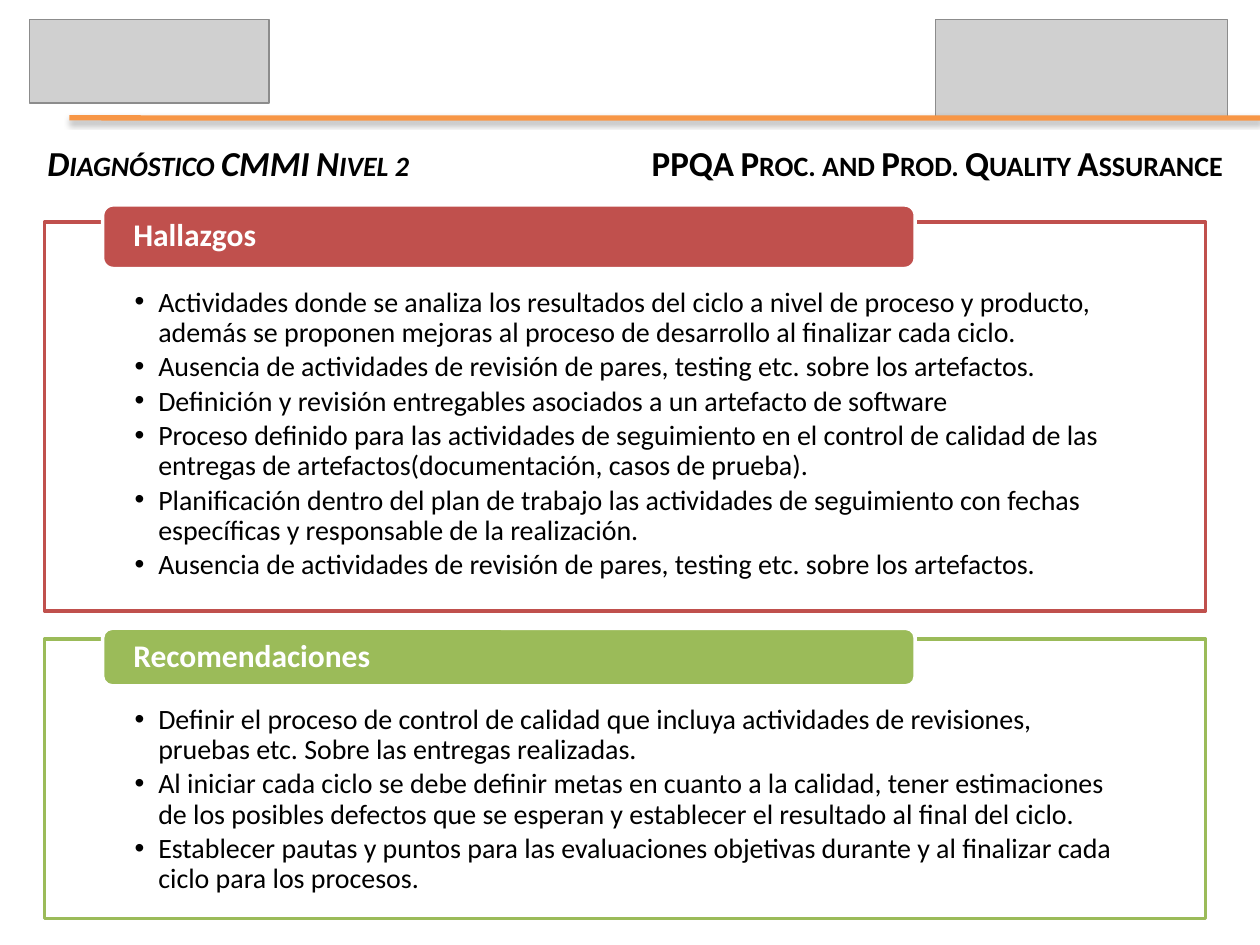
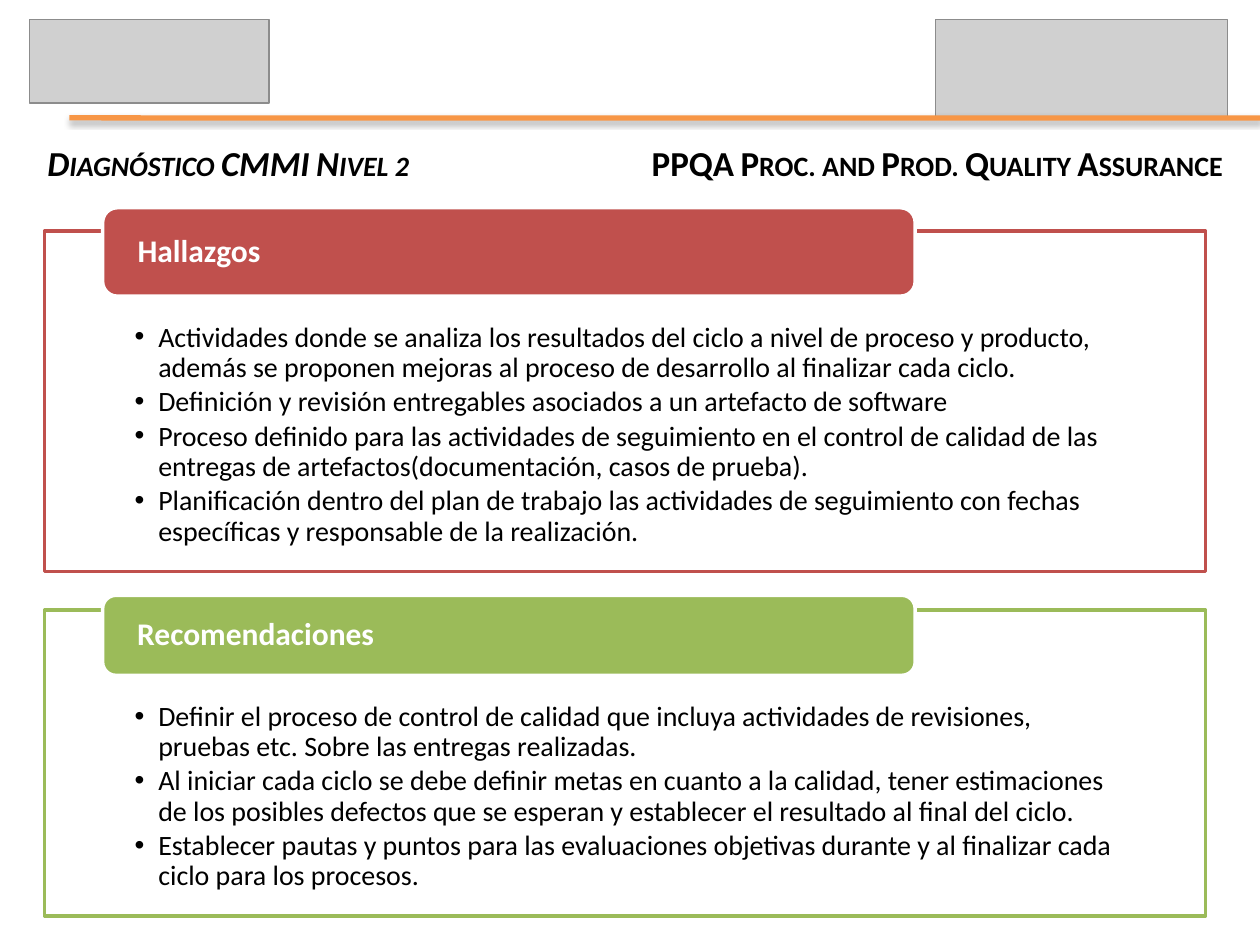
Before and after one commit to leseroth/ingenium-managment, a slide deck: slide 14 of CSOF5104 Mejoramiento de Procesos de SW/PresentacionFinal/1130PresentacionFinal.pptx. Drawn at 1260x945 pixels with LibreOffice and Linux fonts; fonts in the diff are those of the drawing; grey boxes stand for pictures. Boxes give left, top, right and bottom in pixels: in the first picture for what was removed or moved away, otherwise in the second. Text is boxed around its words. In the diff, an @@ line names an element or a change of style, - is before the commit and + after.

Commit message:
Version Final

```diff
--- a/CSOF5104 Mejoramiento de Procesos de SW/PresentacionFinal/1130PresentacionFinal.pptx
+++ b/CSOF5104 Mejoramiento de Procesos de SW/PresentacionFinal/1130PresentacionFinal.pptx
@@ rounded rectangle resized from (x1=102, y1=205, x2=915, y2=268) to (x1=102, y1=208, x2=915, y2=296) @@
@@ text "Actividades donde se analiza los ..." moved from (x1=158, y1=292, x2=1098, y2=579) to (x1=158, y1=327, x2=1098, y2=546) @@
@@ rectangle resized from (x1=44, y1=222, x2=1205, y2=611) to (x1=44, y1=231, x2=1205, y2=571) @@
@@ text "Hallazgos" moved from (x1=133, y1=224, x2=256, y2=252) to (x1=138, y1=240, x2=261, y2=268) @@
@@ text at (x1=158, y1=356, x2=1035, y2=381): paragraph removed @@
-  •• Ausencia de actividades de revisión de pares, testing etc. sobre los artefactos.
@@ text at (x1=158, y1=554, x2=1035, y2=579): paragraph removed @@
-  •• Ausencia de actividades de revisión de pares, testing etc. sobre los artefactos.
@@ rounded rectangle resized from (x1=102, y1=629, x2=915, y2=687) to (x1=102, y1=595, x2=915, y2=675) @@
@@ rectangle resized from (x1=44, y1=639, x2=1205, y2=919) to (x1=44, y1=610, x2=1205, y2=916) @@
@@ text "Recomendaciones" moved from (x1=133, y1=645, x2=370, y2=667) to (x1=137, y1=623, x2=374, y2=645) @@
```
Also in this commit, not shown: 5 other slides changed, 3 slides added.
